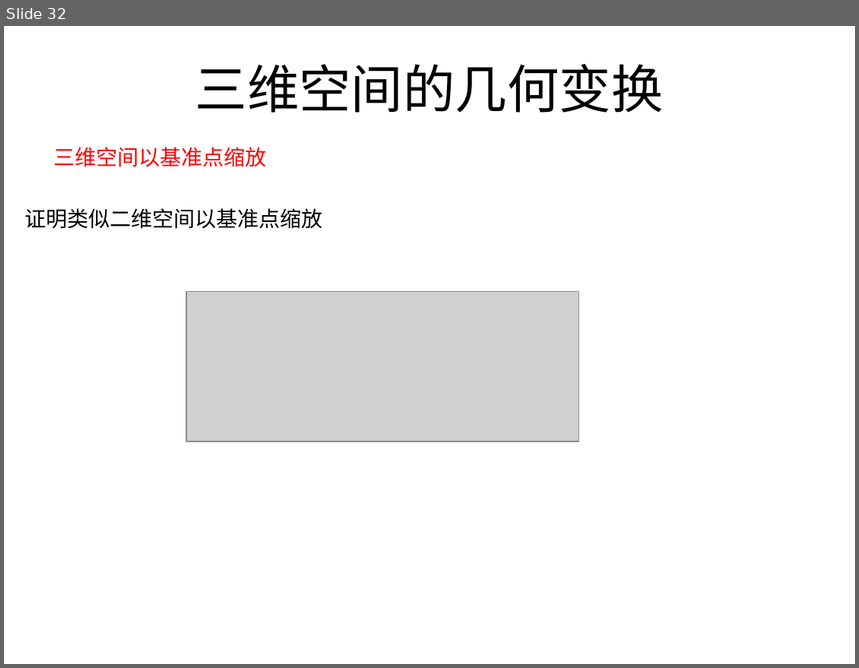
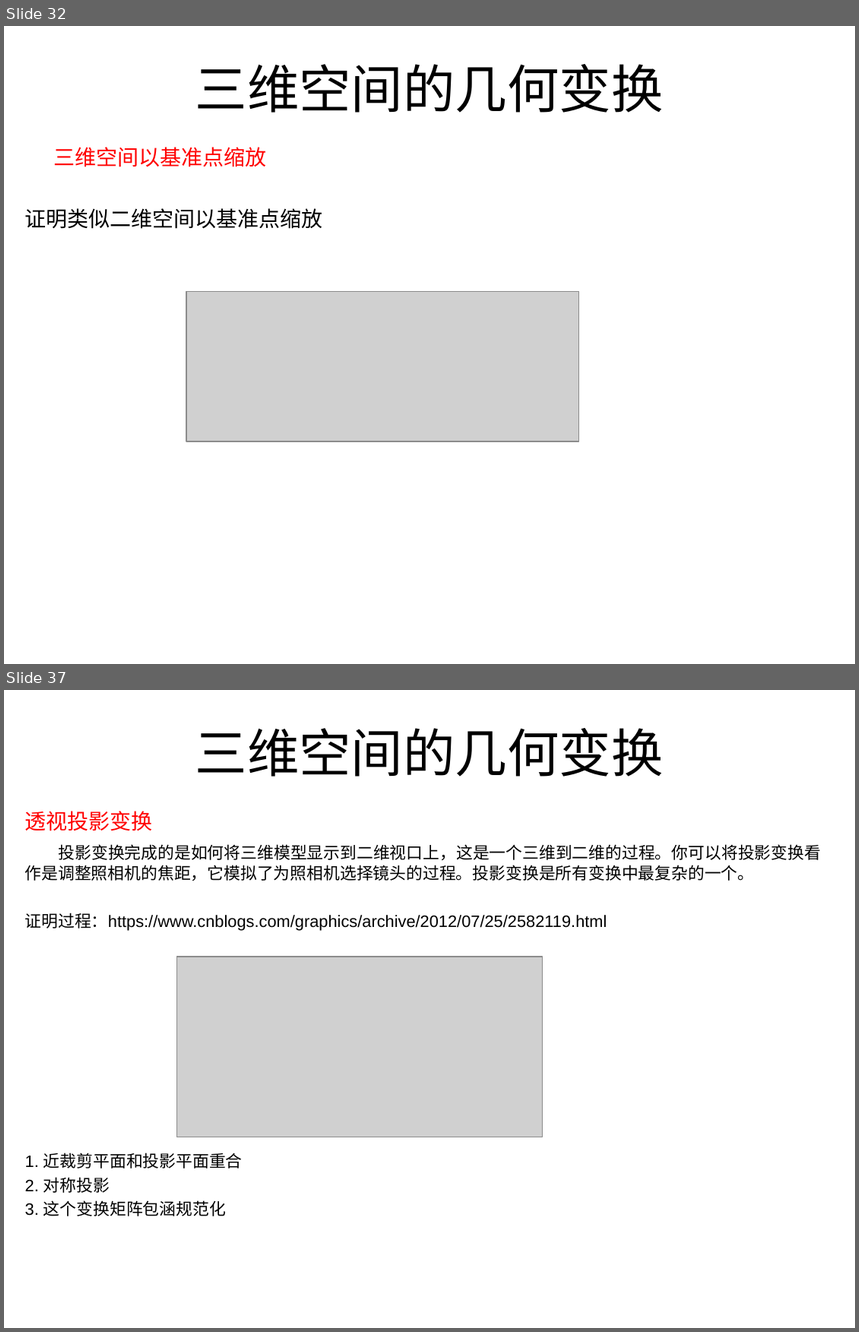
Before and after one commit to lhswei/3Dtransform, a slide deck: 3D数学基础transform.ppt. Shown one above the other, each under a label of ours: slide 32 before the commit, slides 32 and 37 after it; the slides between them are not shown. The pictures are 859x668 and 859x1332 pixels, drawn with LibreOffice and Linux fonts; fonts in the diff are those of the drawing; grey boxes stand for pictures. Boxes give left, top, right and bottom in pixels: in the first picture for what was removed or moved away, otherwise in the second. Text is boxed around its words. In the diff, an @@ line names an element or a change of style, - is before the commit and + after.

```diff
--- a/3D数学基础transform.ppt
+++ b/3D数学基础transform.ppt
@@ slide 37 added at (4,690,855,1328), background #FFFFFF @@
@@ title added at (196,728,664,777), 44 pt, text #000000 @@
+三维空间的几何变换
@@ text added at (25,811,822,1217), 14 pt, text #000000 @@
+透视投影变换
+投影变换完成的是如何将三维模型显示到二维视口上，这是一个三维到二维的过程。你可以将投影变换看作是调整照相机的焦距，它模拟了为照相机选择镜头的过程。投影变换是所有变换中最复杂的一个。
+证明过程：https://www.cnblogs.com/graphics/archive/2012/07/25/2582119.html
+1. 近裁剪平面和投影平面重合
+2. 对称投影
+3. 这个变换矩阵包涵规范化
@@ picture added at (177,957,542,1137) @@
```
Also in this commit, not shown: 3 slides changed, 2 other slides added, 1 other file.
